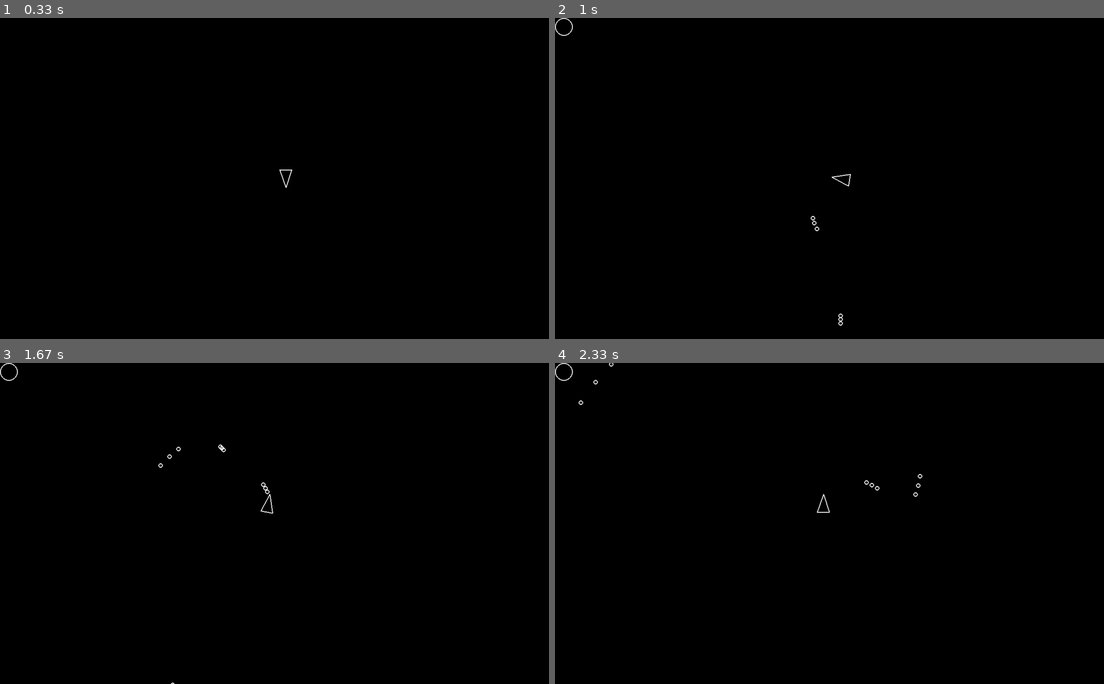
Above: before the commit, frames 1-4 (two rows, left to right).
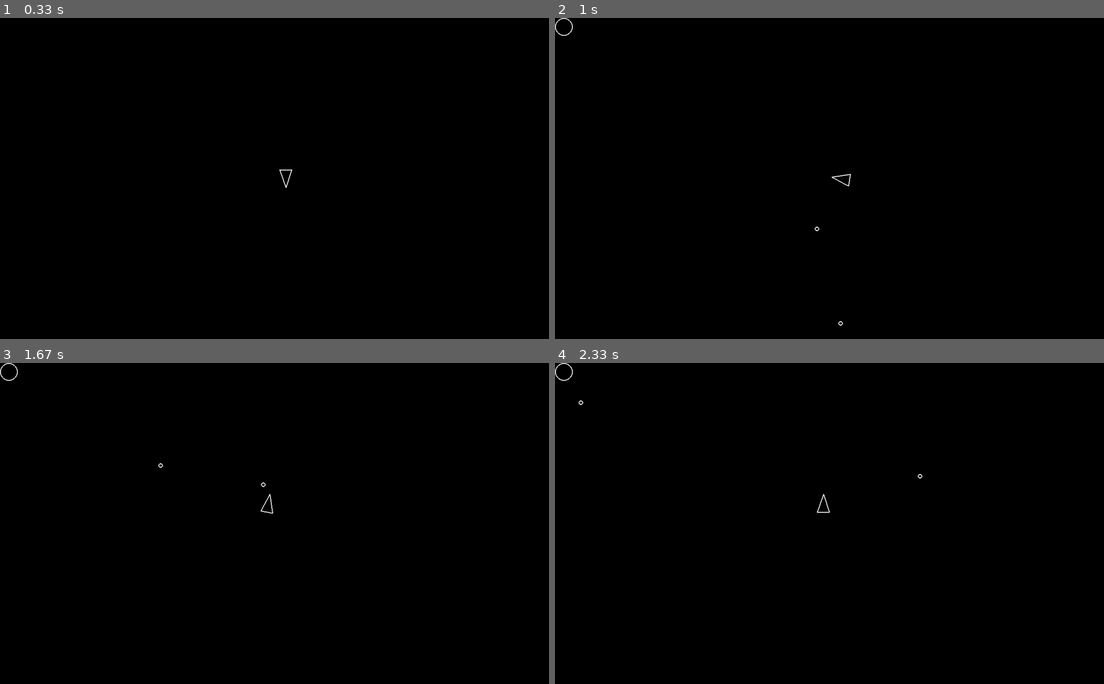
Above: after the commit, the same moments.

Repository: tristanmarsh/asteroids-pygame
Game: pygame game, started from main.py
Two runs of this game, one before a commit and one after it. Both use one fixed random seed, a clock stepped at 60 frames per second and the inputs below.
Inputs:
- Up to frame 1 (0.33 s): no input
- Up to frame 2 (1 s): tap Space at 0.33, 0.73 s; hold Right from 0.67 s (still down)
- Up to frame 3 (1.67 s): tap Space at 1.03, 1.23, 1.57 s; release Right at 1.13 s; hold Up 1.17-1.47 s; hold Right from 1.5 s (still down)
- Up to frame 4 (2.33 s): tap Space at 1.87, 2.07 s; release Right at 1.97 s; hold Left from 2 s (still down)

Frame 1 is identical in both runs. In frame 2, less than 0.1% of the frame differs, in the area x 46-53%, y 61-95%; in frame 3, less than 0.1%; in frame 4, less than 0.1%, in the area x 6-67%, y 0-42%.

Commit message:
debounce bullets

Diff:
--- a/constants.py
+++ b/constants.py
@@ -6,6 +6,7 @@
 PLAYER_TURN_SPEED = 300
 PLAYER_SPEED = 200
 PLAYER_SHOOT_SPEED = 500
+PLAYER_SHOOT_COOLDOWN_SECONDS = 0.3
 # Asteroids
 ASTEROID_MIN_RADIUS = 20
 ASTEROID_KINDS = 3
--- a/player.py
+++ b/player.py
@@ -4,7 +4,7 @@
     LINE_WIDTH,
     PLAYER_TURN_SPEED,
     PLAYER_SPEED,
-    PLAYER_SHOOT_SPEED,
+    PLAYER_SHOOT_COOLDOWN_SECONDS,
 )
 import pygame
 from shot import Shot
@@ -14,6 +14,7 @@
     def __init__(self, x: int, y: int):
         super().__init__(x, y, PLAYER_RADIUS)
         self.rotation = 0
+        self.shoot_cooldown = 0
 
     def triangle(self):
         forward = pygame.Vector2(0, 1).rotate(self.rotation)
@@ -45,7 +46,10 @@
             self.move(-dt)
 
         if keys[pygame.K_SPACE]:
-            self.shoot()
+            if self.shoot_cooldown <= 0:
+                self.shoot()
+                self.shoot_cooldown = PLAYER_SHOOT_COOLDOWN_SECONDS
+        self.shoot_cooldown -= dt
 
     def move(self, dt):
         unit_vector = pygame.Vector2(0, 1)
